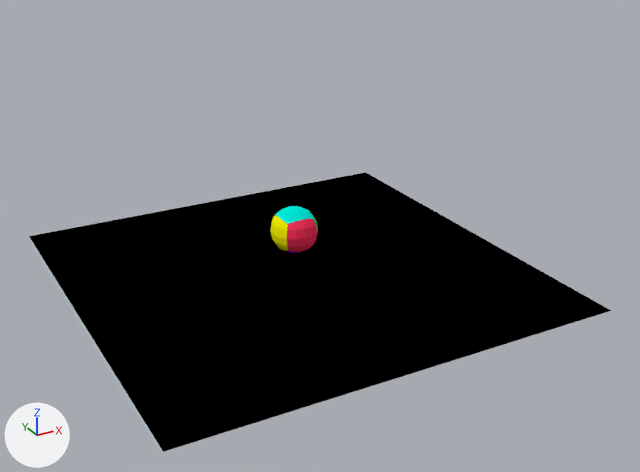
Renders of the Blender file Holografia.blend from each side of a commit.
Both versions are drawn from a 50 mm camera at (-13.5, -26.5, 14.7) aimed at (0.7, -0.6, 1.8). The axes (+X, +Y, +Z) are drawn at lower left. The lights are the same throughout.

The first picture shows 'chao', 'cubo'.
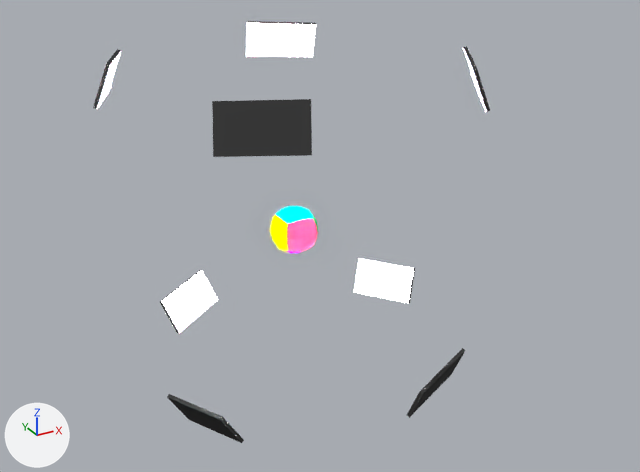
What differs and where, as boxes (x1, y1, x2, y2) in the pictures (640 x 472 px):
```json
{"object": "chao", "change": "hidden", "before": [29, 173, 611, 452], "on screen": "black"}
{"object": "luzes", "change": "added", "after": [93, 21, 490, 443], "faces in mat_cinza (black #414141)": [93, 21, 490, 443], "faces in mat_luz (white #e7e7e7)": [97, 23, 486, 333]}
```

The change, as JSON lines over the scene's bpy script:
```json
{"op": "add", "block": "me_cube_001_1", "code": ["me_cube_001_1 = bpy.data.meshes.new('Cube.001')", "me_cube_001_1.from_pydata(...)  # 64 vertices, 48 faces; spans x -6.45..6.45, y -6.11..6.52, z -12.0..0.45", "# faces by material slot: [8, 40]", "me_cube_001_1.materials.append(mat_luz)  # white #e7e7e7", "me_cube_001_1.materials.append(mat_cinza)  # black #414141"]}
{"op": "add", "block": "ob_chao", "code": "ob_chao.hide_viewport = True"}
{"op": "add", "block": "ob_luzes", "code": ["ob_luzes = bpy.data.objects.new('luzes', me_cube_001_1)", "ob_luzes.location = (0.0, 0.0, 7.98)"]}
```
